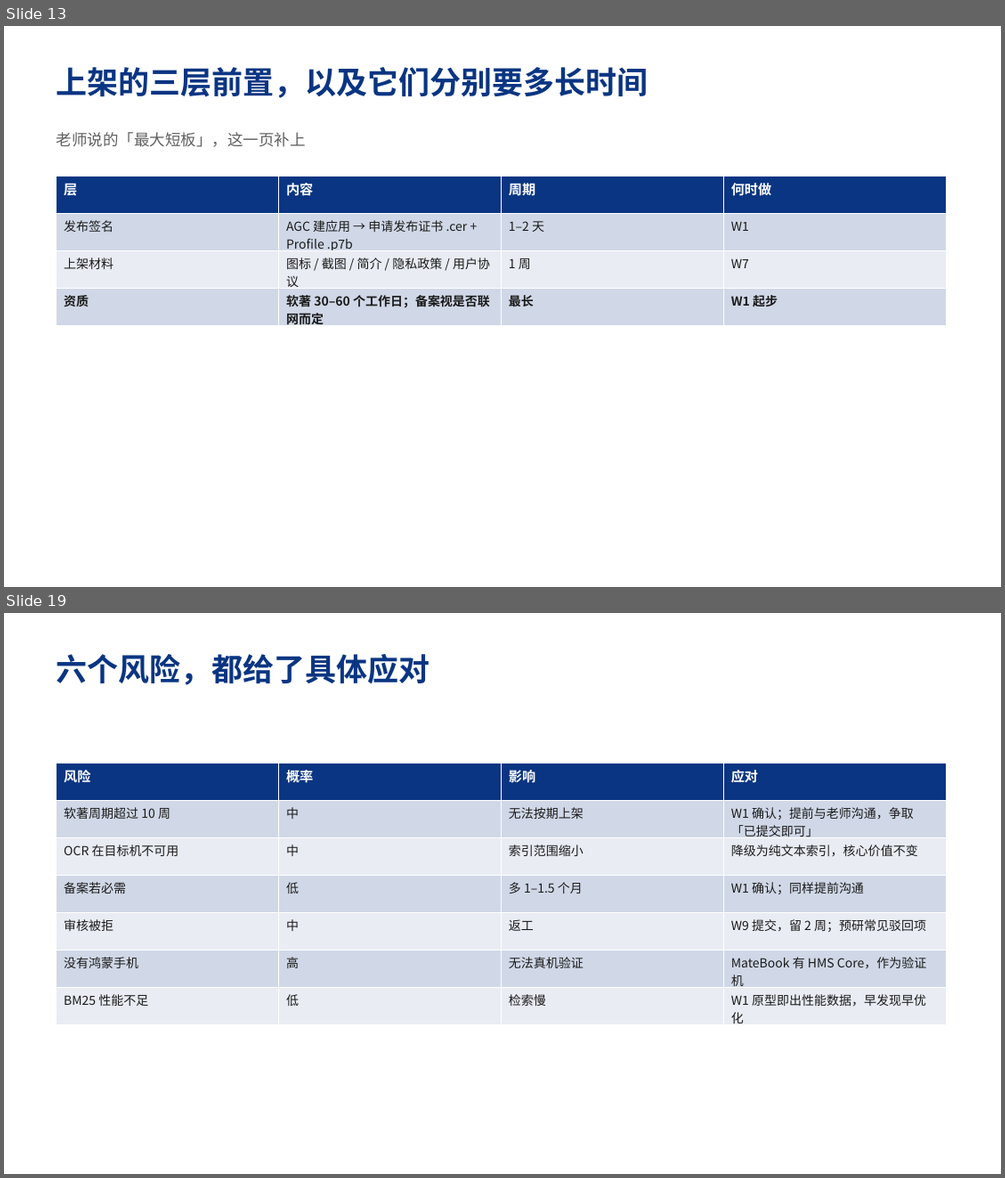
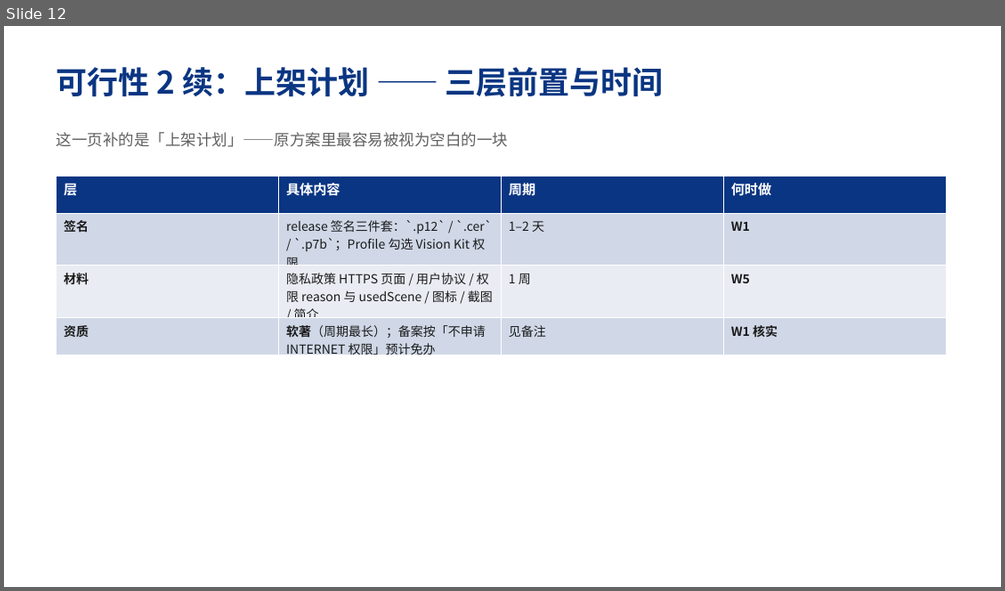
Before and after one commit to CCodeDong/agentbudget, a slide deck: deliverables/移动应用开发/立项.pptx. Shown one above the other, each under a label of ours: slides 13 and 19 before the commit, slide 12 after it; the slides between them are not shown. The pictures are 1005x1178 and 1005x591 pixels, drawn with LibreOffice and Linux fonts; fonts in the diff are those of the drawing. Boxes give left, top, right and bottom in pixels: in the first picture for what was removed or moved away, otherwise in the second. Text is boxed around its words. In the diff, an @@ line names an element or a change of style, - is before the commit and + after.

Commit message:
立项 PPT 按原稿重做：28 页，补进老师指出的四处缺口
以《开题答辩-PPT文案》v0.1 为底稿，保留原结构与内容（老师已认可的部分不动）：
- 新增 P12 上架计划：签名/材料/资质三层 + 时间 + 软著周期风险
- 新增 P15 技术路线核实：每条路线的验证环境与可检查的验收标准
- P25-26 周度计划：产出改成可检查物（可跑的包/报告/数据/录屏）
- P18 离线优先：改为四条可验证设计（权限层面就没有联网能力）
- 修订过程说明只放演讲者备注，不上幻灯面
- 修复封面与小组信息被拆成两页的问题

```diff
--- a/deliverables/移动应用开发/立项.pptx
+++ b/deliverables/移动应用开发/立项.pptx
@@ slide 19 removed at box(4, 613, 1001, 1174), background #FFFFFF @@
@@ text removed at box(57, 654, 430, 685) @@
-六个风险，都给了具体应对
@@ table removed at box(57, 763, 947, 1027), 7 rows, 4 columns @@
-风险 | 概率 | 影响 | 应对
-软著周期超过 10 周 | 中 | 无法按期上架 | W1 确认；提前与老师沟通，争取「已提交即可」
-OCR 在目标机不可用 | 中 | 索引范围缩小 | 降级为纯文本索引，核心价值不变
-备案若必需 | 低 | 多 1–1.5 个月 | W1 确认；同样提前沟通
-审核被拒 | 中 | 返工 | W9 提交，留 2 周；预研常见驳回项
-没有鸿蒙手机 | 高 | 无法真机验证 | MateBook 有 HMS Core，作为验证机
-BM25 性能不足 | 低 | 检索慢 | W1 原型即出性能数据，早发现早优化
@@ what was slide 13 is now slide 12 @@
@@ slide 12 changed as well @@
@@ text at box(57, 67, 663, 97): text changed @@
-上架的三层前置，以及它们分别要多长时间
+可行性 2 续：上架计划 —— 三层前置与时间
@@ text at box(57, 132, 508, 147): text changed @@
-老师说的「最大短板」，这一页补上
+这一页补的是「上架计划」——原方案里最容易被视为空白的一块
@@ table at box(57, 176, 947, 361) @@
-row 1, column 2: 内容
+row 1, column 2: 具体内容
-row 2, column 1: 发布签名
+row 2, column 1: 签名
-row 2, column 2: AGC 建应用 → 申请发布证书 .cer + Profile .p7b
+row 2, column 2: release 签名三件套：`.p12` / `.cer` / `.p7b`；Profile 勾选 Vision Kit 权限
-row 3: 上架材料 | 图标 / 截图 / 简介 / 隐私政策 / 用户协议 | 1 周 | W7
+row 3: 材料 | 隐私政策 HTTPS 页面 / 用户协议 / 权限 reason 与 usedScene / 图标 / 截图 / 简介 | 1 周 | W5
-row 4: 资质 | 软著 30–60 个工作日；备案视是否联网而定 | 最长 | W1 起步
+row 4: 资质 | 软著（周期最长）；备案按「不申请 INTERNET 权限」预计免办 | 见备注 | W1 核实
@@ bold on in "W1" @@
```
Also in this commit, not shown: 4 other slides changed, 23 slides added, 16 other slides removed, 4 other files.
